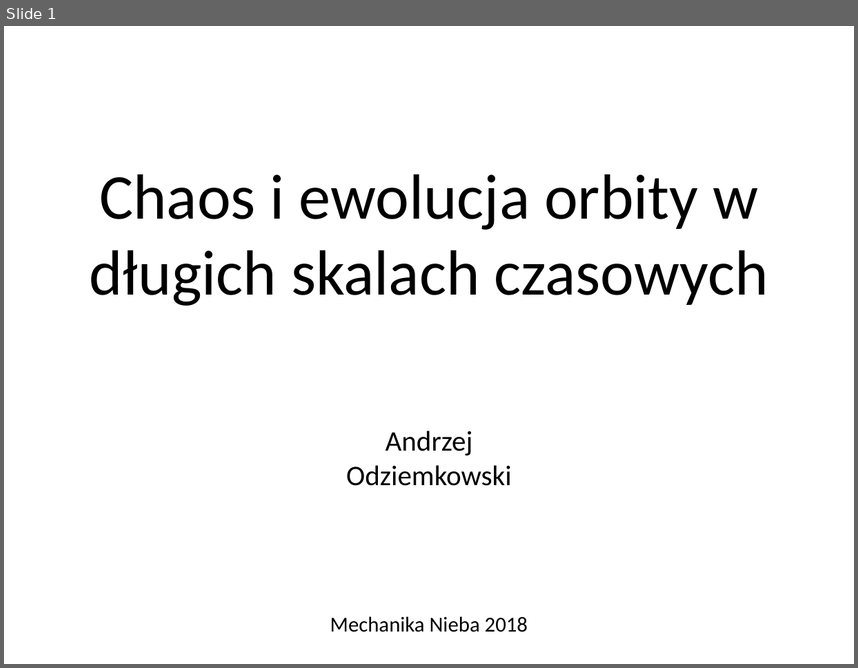
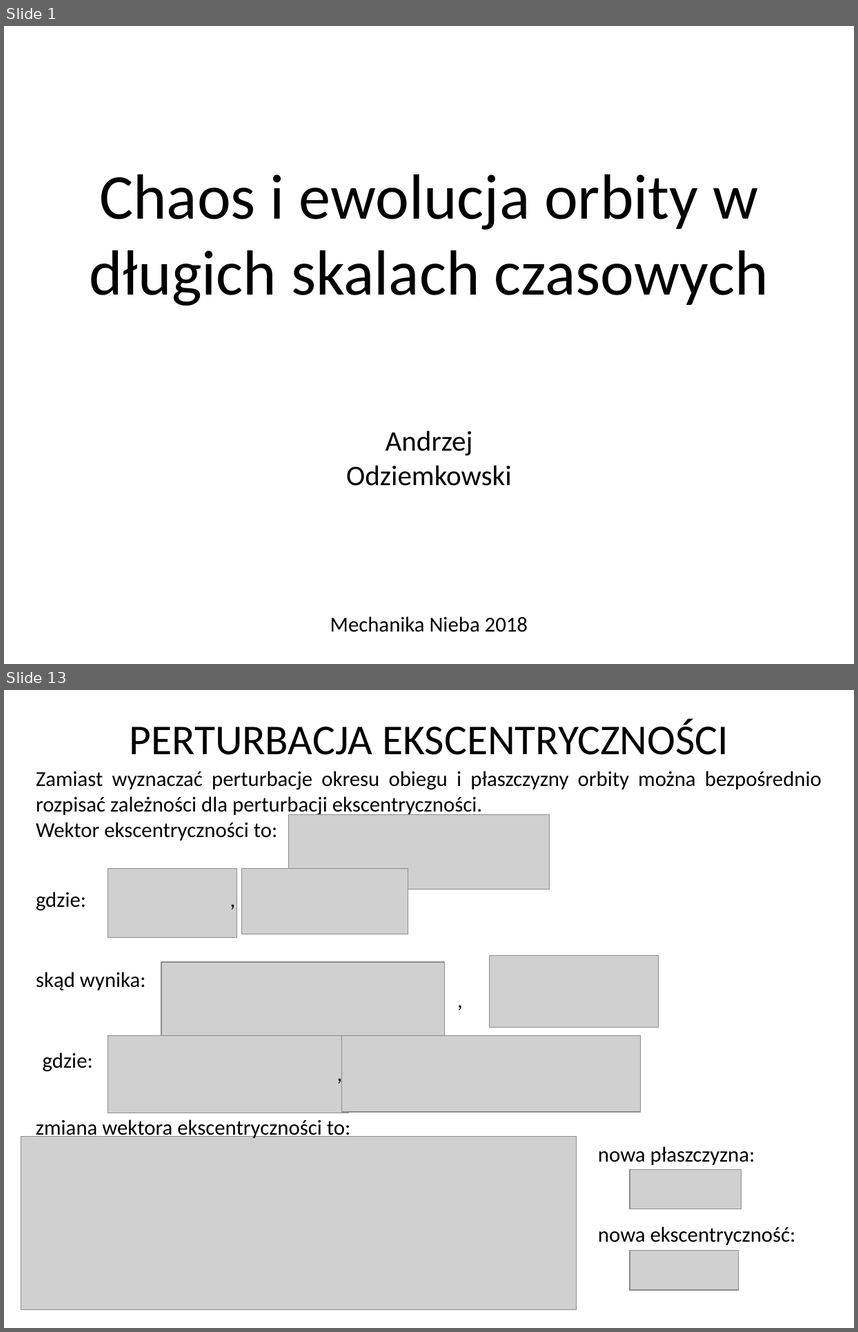
Before and after one commit to odziemkowski/Mechanika_nieba, a slide deck: Chaos i ewolucja orbity w długich skalach czasowych.pptx. Shown one above the other, each under a label of ours: slide 1 before the commit, slides 1 and 13 after it; the slides between them are not shown. The pictures are 858x668 and 858x1332 pixels, drawn with LibreOffice and Linux fonts; fonts in the diff are those of the drawing; grey boxes stand for pictures. Boxes give left, top, right and bottom in pixels: in the first picture for what was removed or moved away, otherwise in the second. Text is boxed around its words. In the diff, an @@ line names an element or a change of style, - is before the commit and + after.

```diff
--- a/Chaos i ewolucja orbity w długich skalach czasowych.pptx
+++ b/Chaos i ewolucja orbity w długich skalach czasowych.pptx
@@ slide 13 added at [4,690,854,1328], background #FFFFFF @@
@@ text added at [129,718,728,755], 36 pt, text #000000 @@
+PERTURBACJA EKSCENTRYCZNOŚCI
@@ text added at [36,771,822,840], 18 pt, text #000000 @@
+Zamiast wyznaczać perturbacje okresu obiegu i płaszczyzny orbity można bezpośrednio rozpisać zależności dla perturbacji ekscentryczności.
+Wektor ekscentryczności to:
@@ picture added at [289,815,550,889] @@
@@ picture added at [107,869,237,938] @@
@@ picture added at [242,869,408,934] @@
@@ text added at [36,891,86,911], 18 pt, text #000000 @@
+gdzie: ,
@@ picture added at [489,955,659,1027] @@
@@ text added at [36,972,146,990], 18 pt, text #000000 @@
+skąd wynika:
@@ picture added at [161,962,444,1042] @@
@@ text added at [450,983,524,1016], 18 pt, text #000000 @@
+,
@@ picture added at [107,1035,348,1112] @@
@@ picture added at [342,1035,641,1112] @@
@@ text added at [43,1052,93,1072], 18 pt, text #000000 @@
+gdzie:
@@ text added at [329,1056,403,1090], 18 pt, text #000000 @@
+,
@@ text added at [36,1119,350,1140], 18 pt, text #000000 @@
+zmiana wektora ekscentryczności to:
@@ picture added at [21,1136,577,1310] @@
@@ text added at [598,1146,755,1165], 18 pt, text #000000 @@
+nowa płaszczyzna:
@@ picture added at [630,1170,741,1209] @@
@@ text added at [598,1226,796,1245], 18 pt, text #000000 @@
+nowa ekscentryczność:
@@ picture added at [630,1250,738,1290] @@
```
Also in this commit, not shown: 12 other slides added.
